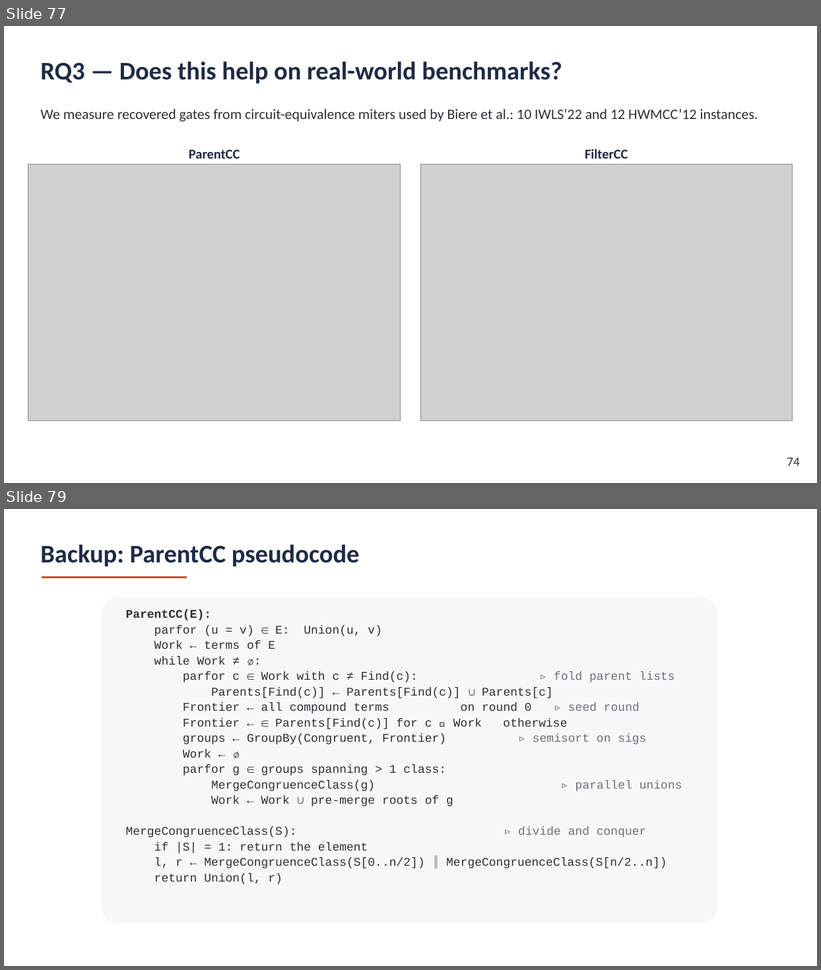
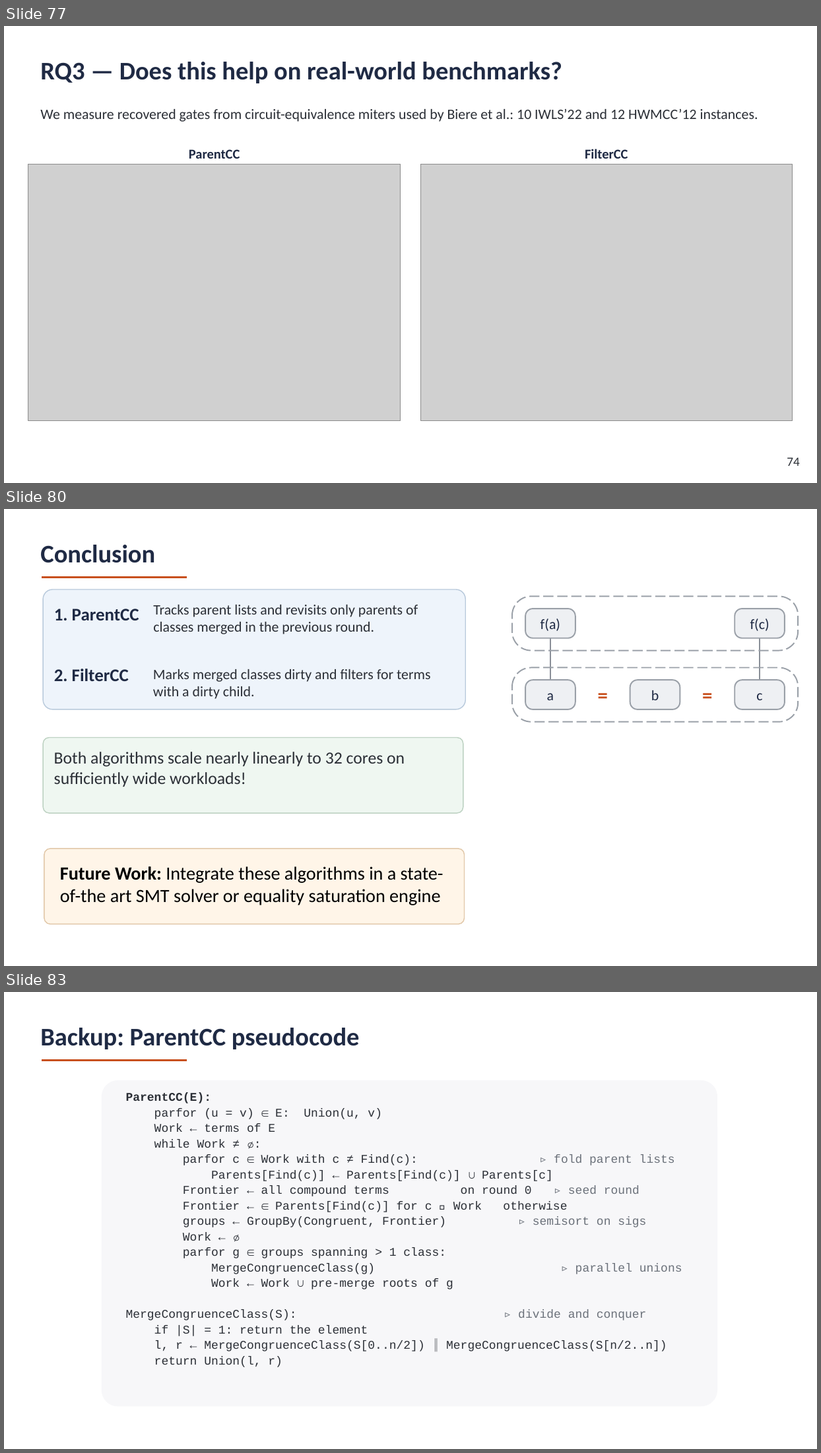
Before and after one commit to amarshah1/parallelcc-paper, a slide deck: slides/parallelcc-part1-version-2.pptx. Shown one above the other, each under a label of ours: slides 77 and 79 before the commit, slides 77, 80 and 83 after it; the slides between them are not shown. The pictures are 821x970 and 821x1453 pixels, drawn with LibreOffice and Linux fonts; fonts in the diff are those of the drawing; grey boxes stand for pictures. Boxes give left, top, right and bottom in pixels: in the first picture for what was removed or moved away, otherwise in the second. Text is boxed around its words. In the diff, an @@ line names an element or a change of style, - is before the commit and + after.

```diff
--- a/slides/parallelcc-part1-version-2.pptx
+++ b/slides/parallelcc-part1-version-2.pptx
@@ slide 80 added at [4,509,817,966], background #FFFFFF @@
@@ text added at [40,545,155,563], 30 pt, text #1F2A44, bold @@
+Conclusion
@@ line added from (42, 578) to (187, 578), #C8501E 2.5 pt @@
@@ rounded rectangle added at [43,590,466,710], fill #EEF4FB, outline #B9CADC 1.1 pt @@
@@ text added at [153,605,418,634], 17 pt, text #2B2F36 @@
+Tracks parent lists and revisits only parents of classes merged in the previous round.
@@ rounded rectangle added at [512,596,798,650], outline #9AA0A8 1.5 pt dashed @@
@@ text added at [54,609,139,621], 21 pt, text #1F2A44, bold @@
+1. ParentCC
@@ rounded rectangle added at [525,609,576,638], fill #EEF0F3, outline #9AA0A8 1.5 pt, 17 pt, text #1F2A44 @@
+f(a)
@@ rounded rectangle added at [735,609,785,638], fill #EEF0F3, outline #9AA0A8 1.5 pt, 17 pt, text #1F2A44 @@
+f(c)
@@ line added from (550, 638) to (550, 681), #8A8F98 1.5 pt @@
@@ line added from (760, 638) to (760, 681), #8A8F98 1.5 pt @@
@@ text added at [54,669,129,681], 21 pt, text #1F2A44, bold @@
+2. FilterCC
@@ text added at [153,669,431,699], 17 pt, text #2B2F36 @@
+Marks merged classes dirty and filters for terms with a dirty child.
@@ rounded rectangle added at [512,667,798,722], outline #9AA0A8 1.5 pt dashed @@
@@ rounded rectangle added at [525,681,576,710], fill #EEF0F3, outline #9AA0A8 1.5 pt, 17 pt, text #1F2A44 @@
+a
@@ text added at [587,681,620,709], 24 pt, text #C8501E, bold @@
+=
@@ rounded rectangle added at [630,681,680,710], fill #EEF0F3, outline #9AA0A8 1.5 pt, 17 pt, text #1F2A44 @@
+b
@@ text added at [691,681,725,709], 24 pt, text #C8501E, bold @@
+=
@@ rounded rectangle added at [735,681,785,710], fill #EEF0F3, outline #9AA0A8 1.5 pt, 17 pt, text #1F2A44 @@
+c
@@ rounded rectangle added at [43,738,463,813], fill #EFF7F1, outline #BDD2C2 1.1 pt @@
@@ text added at [54,752,405,787], 20 pt, text #2B2F36 @@
+Both algorithms scale nearly linearly to 32 cores on sufficiently wide workloads!
@@ rounded rectangle added at [44,849,465,924], fill #FFF5E8, outline #E1C7A8 1.1 pt @@
@@ text added at [60,867,444,906], 22 pt, text #000000 @@
+Future Work: Integrate these algorithms in a state-of-the art SMT solver or equality saturation engine
@@ what was slide 79 is now slide 83 @@
```
Also in this commit, not shown: 1 slide changed, 3 other slides added.
